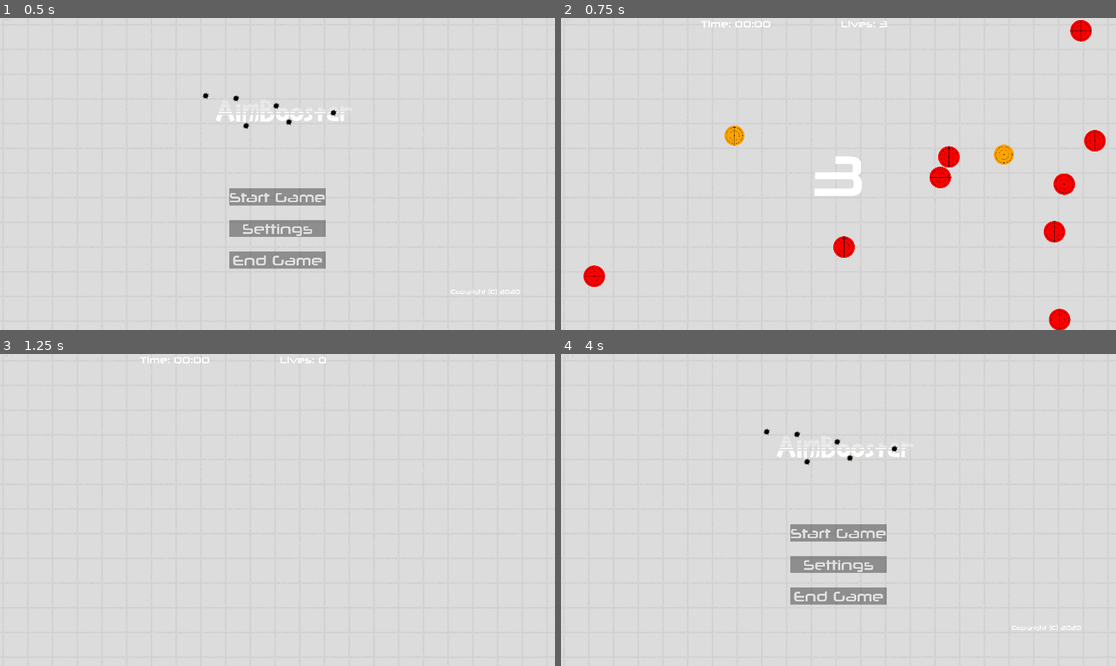
Above: before the commit, frames 1-4 (two rows, left to right).
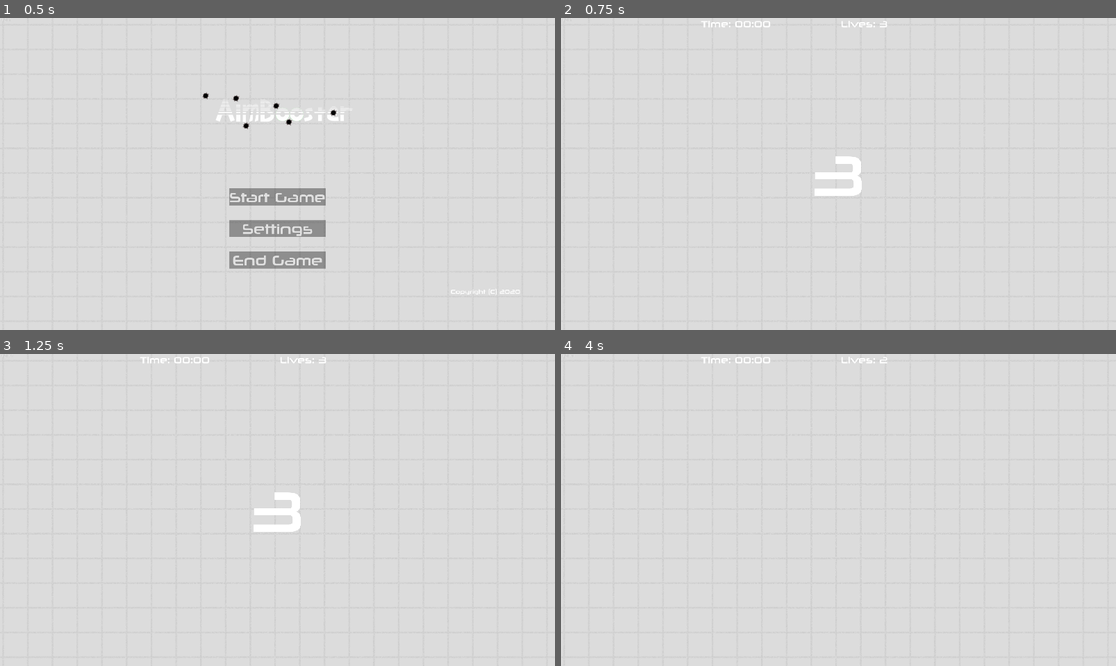
Above: after the commit, the same moments.

Repository: CasualYT31/aimbooster
Game: Godot game, scene res://scenes/Root.tscn
Two runs of this game, one before a commit and one after it. Both use one fixed random seed, a clock stepped at 60 frames per second and the inputs below.
Inputs (mouse positions are in pixels of both pictures, inside the frame that each line leads up to):
- Up to frame 1 (0.5 s): no input
- Up to frame 2 (0.75 s): click "Start Game" at 0.5 s
- Up to frame 3 (1.25 s): no input
- Up to frame 4 (4 s): tap Enter at 1.25, 3.5 s; move the mouse to (960, 494) at 1.27 s; click (960, 494) at 1.42 s; tap Space at 2 s; move the mouse to (727, 525) at 2.02 s; click (727, 525) at 2.17 s; move the mouse to (894, 441) at 2.77 s; click (894, 441) at 2.92 s; move the mouse to (810, 572) at 3.52 s; click (810, 572) at 3.67 s

Frame 1 is identical in both runs. In frame 2, 2.3% of the frame differs, in the area x 4-99%, y 0-100%; in frame 3, 0.6%; in frame 4, 2.9%, in the area x 25-94%, y 0-89%.

Commit message:
I don't remember what I've done, but I made a better difficulty multipler system so that those using a full don't do only max difficulty after a minute after game start

Diff:
--- a/scenes/SettingsMenu.tscn
+++ b/scenes/SettingsMenu.tscn
@@ -310,7 +310,7 @@
 margin_right = 299.0
 margin_bottom = 400.0
 custom_fonts/font = SubResource( 14 )
-text = "Start Difficulty"
+text = "Difficulty"
 align = 2
 
 [node name="StartDifficulty" type="HSlider" parent="MarginContainer/VBoxContainer/GridContainer"]
@@ -322,7 +322,7 @@
 size_flags_vertical = 3
 min_value = 1.0
 max_value = 4.0
-step = 0.1
+step = 0.5
 value = 1.0
 
 [node name="StartDifficultyValueLabel" type="Label" parent="MarginContainer/VBoxContainer/GridContainer"]
--- a/scripts/Game.gd
+++ b/scripts/Game.gd
@@ -25,7 +25,9 @@
 var minutes: int = 0
 # spawn timing variables
 var spawnTimerCounter: float = 0.0 # timer that counts the number of seconds since last spawn
-var timeUntilNextSpawn: float = 0.0 # <<<defined value in _ready
+var timeUntilNextSpawn: float = 3.0 # <<<defined value in _ready
+
+var decreaseDiffucultyDivisor: float = 0.0
 
 # Variables - Difficulty Data
 # variables that define difficulty
@@ -48,12 +50,12 @@
 var chanceOfStationaryTarget: int = 100
 # how long the target should remain on screen for
 # this value is to be gradually made smaller when adjusting difficulty
-var activeLifeOfTarget: float = 0.0 # check _ready for value changes <<<< IMPORTANT
+var activeLifeOfTarget: float = 3.0 # check _ready for value changes <<<< IMPORTANT
 # Variables - Game Over State Data
 # flag which signifies if the game has ended or not
 var gameHasEnded := false
 
-var gameOverText: = " " # Text for end of game message
+var gameOverText: String = " " # Text for end of game message
 
 # Functions - Initialisation
 func _ready():
@@ -61,16 +63,12 @@
 	statistics = Statistics.new(settings.lives, settings.time)
 	lives = settings.lives
 	_updateLivesDisplay()
-
-	timeUntilNextSpawn = settings.startDifficulty # defines the length of time that must elapse until next spawn
-
-	if timeUntilNextSpawn >= 0.8:
-		activeLifeOfTarget = timeUntilNextSpawn - 0.5
-	else:
-		activeLifeOfTarget = 0.3
+	_determineDifficulty()
 
 # Functions - Game Loop
 func _process(delta):
+	#delta*=10 # time multiplier
+
 	_incrementTimeCounters(delta)
 	_updateTimeDisplay()
 	if _targetSpawnManager():
@@ -148,10 +146,19 @@
 	# target stationary chance
 	# decrease both activeLifeOfTarget and timeUntilNextSpawn by a small random amount
 func _increaseDifficulty():
+
+
 	if timeUntilNextSpawn >= 0.2:
-		timeUntilNextSpawn -= randf() / 10
+		timeUntilNextSpawn -= randf() / int(decreaseDiffucultyDivisor)
+	elif timeUntilNextSpawn < 0.2:
+		timeUntilNextSpawn = 0.2
+
 	if activeLifeOfTarget >= 0.3:
-		activeLifeOfTarget -= randf() / 10
+		activeLifeOfTarget -= randf() / int(decreaseDiffucultyDivisor)
+	elif activeLifeOfTarget < 0.3:
+		activeLifeOfTarget = 0.3
+
+	decreaseDiffucultyDivisor -= int(decreaseDiffucultyDivisor * 0.02)
 
 	if chanceOfRedTarget >= chanceOfOrangeTarget:
 		chanceOfRedTarget -= 2
@@ -173,6 +180,22 @@
 		chanceOfBlueTarget -= 2
 		chanceOfPurpleTarget += 2
 
+func _determineDifficulty():
+	var difficultyMultiplier: float = settings.startDifficulty
+
+	if difficultyMultiplier == 4:
+		difficultyMultiplier = 1
+	elif difficultyMultiplier == 3.5:
+		difficultyMultiplier = 1.5
+	elif difficultyMultiplier == 3.0:
+		difficultyMultiplier = 2.0
+	elif difficultyMultiplier == 2.0:
+		difficultyMultiplier = 3.0
+	elif difficultyMultiplier == 1.5:
+		difficultyMultiplier = 3.5
+	elif difficultyMultiplier == 1.0:
+		difficultyMultiplier = 4.0
+	decreaseDiffucultyDivisor = 25 * difficultyMultiplier
 
 # Functions - Target Signal Handlers
 func _on_target_hit():
@@ -249,12 +272,12 @@
 	# condition 2: if a time limit is set, and the time is up, end game
 	# REMEMBER THAT THE TIME VARIABLE STORED IN SETTINGS IS IN __MINUTES__!
 	if settings.time != settings.INFINITE_TIME && entireLengthOfGame > settings.time * 60:
+		gameOverText = "Time's Up!"
 		_endGame()
-		gameOverText = "Time's Up!"
 	# condition 3: if a lives limit is set, and lives has reached 0, end game
 	if settings.lives != settings.INFINITE_LIVES && lives == 0:
+		gameOverText = "Game Over!"
 		_endGame()
-		gameOverText = "Game Over!"
 	# if game has ended, increment internal timer anyway so that we can time Game Over! segment
 	if gameHasEnded:
 		entireLengthOfGame += delta
--- a/scripts/SettingsMenu.gd
+++ b/scripts/SettingsMenu.gd
@@ -146,7 +146,7 @@
 		settings.fpsCounter = !settings.fpsCounter
 		settings.save()
 
-func _on_StartDifficulty_value_changed(value):
-	settings.startDifficulty = value
+func _on_StartDifficulty_value_changed(newVal):
+	settings.startDifficulty = newVal
 	_updateStartDifficultyLabel()
 	settings.save()
